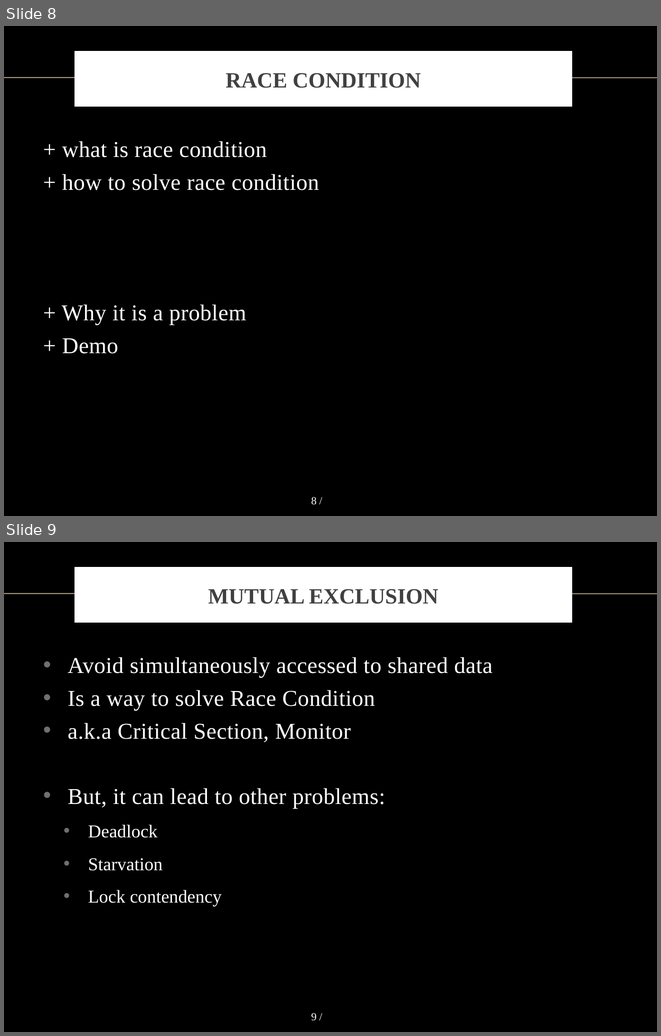
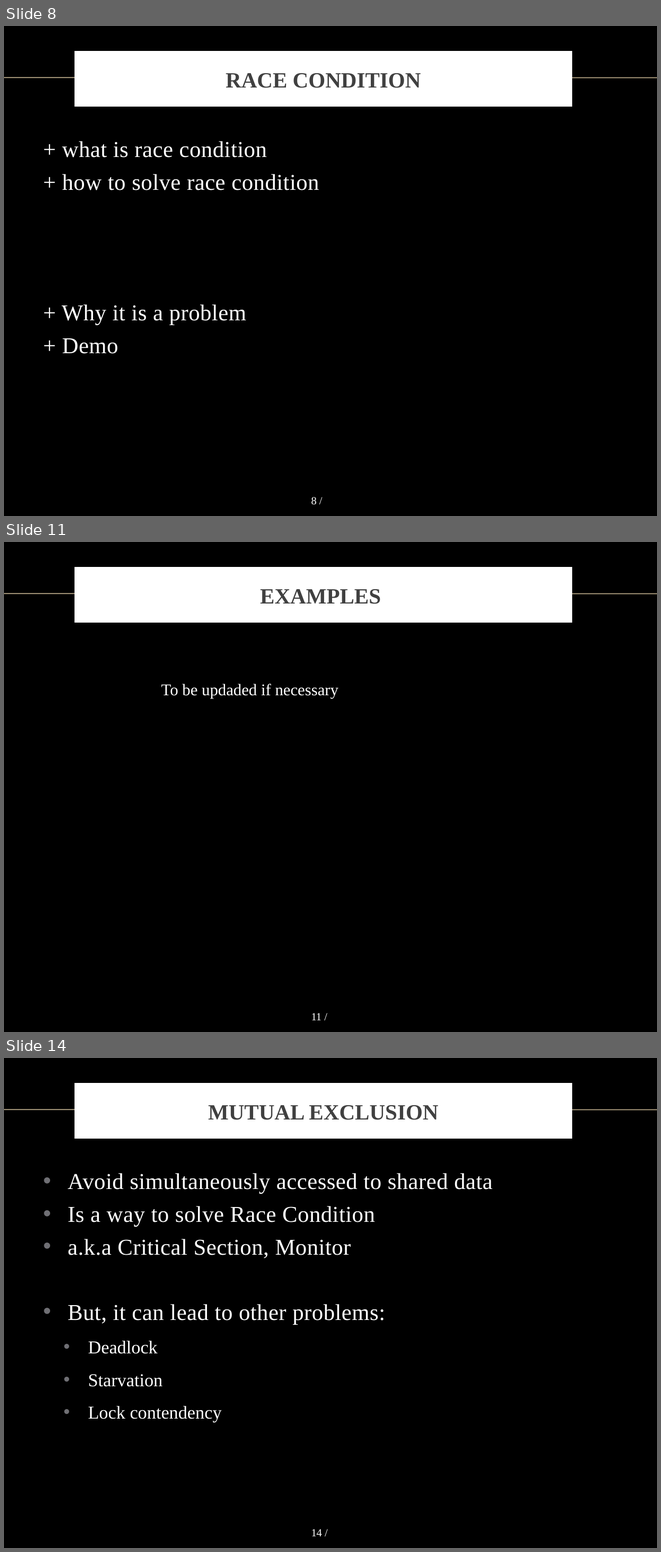
Before and after one commit to vong-srey/Paravantage, a slide deck: Presentation.pptx. Shown one above the other, each under a label of ours: slides 8 and 9 before the commit, slides 8, 11 and 14 after it; the slides between them are not shown. The pictures are 661x1036 and 661x1552 pixels, drawn with LibreOffice and Linux fonts; fonts in the diff are those of the drawing; background and template pictures are left out. Boxes give left, top, right and bottom in pixels: in the first picture for what was removed or moved away, otherwise in the second. Text is boxed around its words. In the diff, an @@ line names an element or a change of style, - is before the commit and + after.

```diff
--- a/Presentation.pptx
+++ b/Presentation.pptx
@@ slide 11 added at (4, 542, 657, 1032), background picture (left out); not listed: 2 template elements that a slide beside it also shows @@
@@ title added at (77, 570, 570, 620), fill #FFFFFF, outline #FFFFFF 6 pt, 24 pt, text #404040, bold @@
+EXAMPLES
@@ text added at (161, 684, 339, 698), 18 pt, text #FFFFFF @@
+To be updaded if necessary
@@ what was slide 9 is now slide 14 @@
@@ page number at (311, 1529, 322, 1536): text changed @@
-9 /
+14 /
```
Also in this commit, not shown: 4 other slides added.
